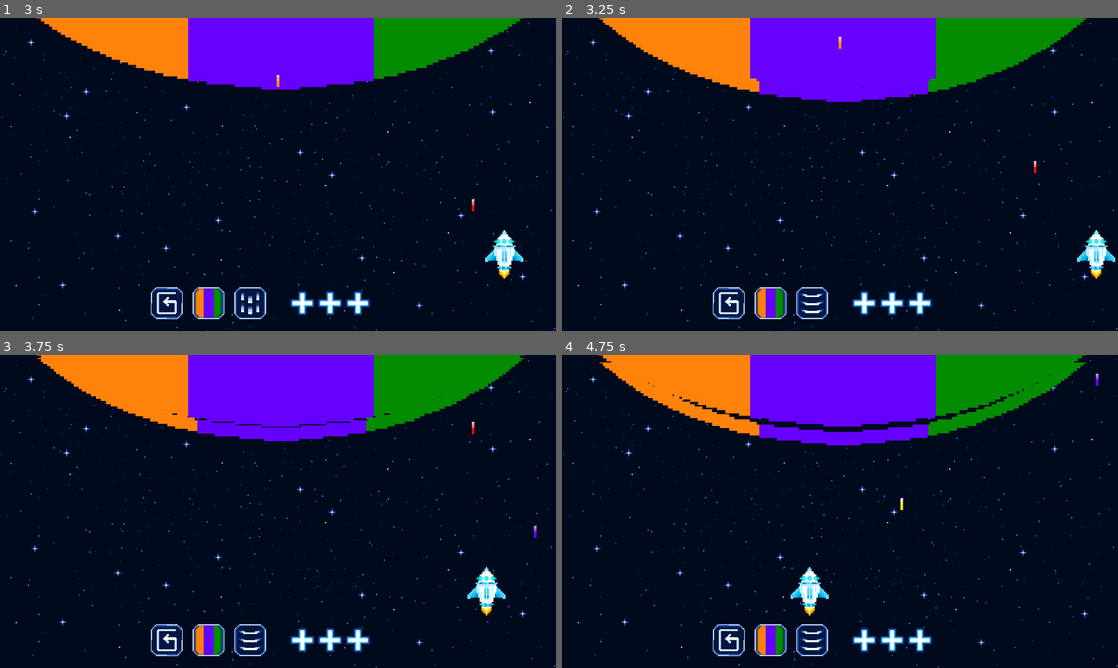
Above: before the commit, frames 1-4 (two rows, left to right).
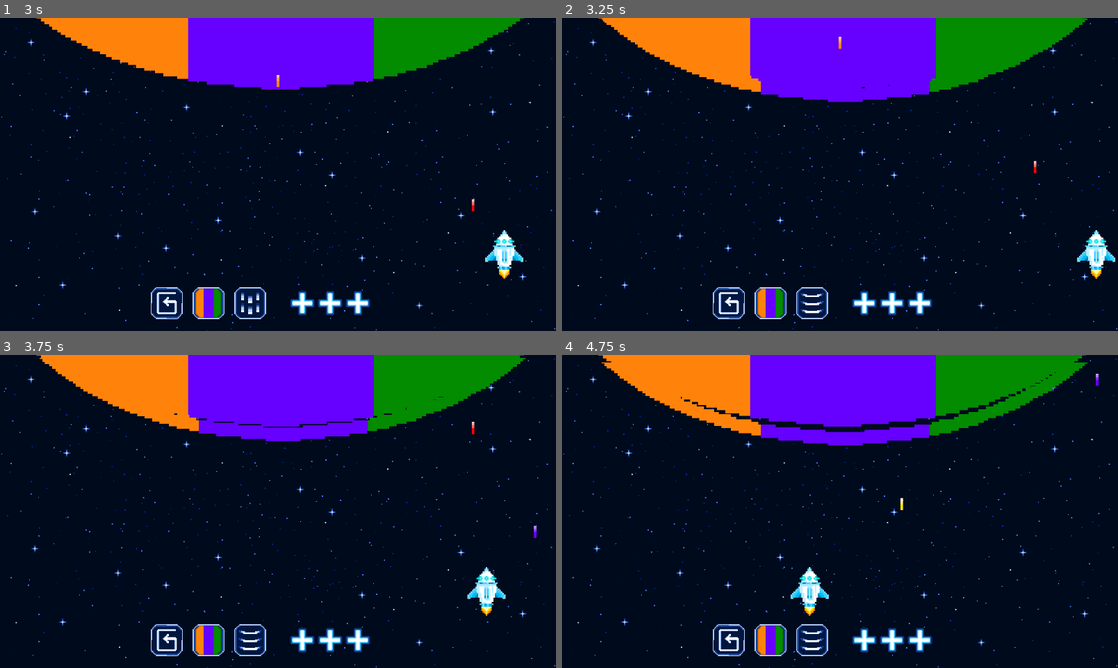
Above: after the commit, the same moments.

Repository: Annars30/GithubRepos-FINAL-project-ver1
Game: Godot game, scene res://Scenes/game.tscn
The game is run twice, just before and just after one commit, with the same random seed, the same clock (stepped at 60 frames per second) and the same inputs.
Inputs (mouse positions are in pixels of both pictures, inside the frame that each line leads up to):
- Up to frame 1 (3 s): tap Enter at 0.5 s; move the mouse to (211, 302) at 0.52 s; hold Right (move_right) 0.53-1.28 s; hold B (fire_blue) 0.53-1.28 s; click (211, 302) at 0.67 s; move the mouse to (250, 302) at 1.27 s; hold Left (move_left) 1.28-2.03 s; tap G (fire_green) at 1.35 s; click (250, 302) at 1.42 s; move the mouse to (333, 105) at 2.02 s; hold O (fire_orange) 2.03-2.78 s; hold Right (move_right) from 2.03 s (still down); move the mouse to (250, 237) at 2.77 s; tap R (fire_red) at 2.85 s; click (250, 237) at 2.92 s
- Up to frame 2 (3.25 s): keep holding Right (move_right)
- Up to frame 3 (3.75 s): move the mouse to (444, 558) at 3.52 s; release Right (move_right) at 3.53 s; hold Left (move_left) from 3.53 s (still down); hold V (fire_violet) from 3.53 s (still down)
- Up to frame 4 (4.75 s): keep holding Left (move_left); move the mouse to (673, 464) at 4.27 s; release V (fire_violet) at 4.28 s; tap Y (fire_yellow) at 4.35 s

Frame 1 is identical in both runs. In frame 2, 0.3% of the frame differs, in the area x 6-95%, y 0-27%; in frame 3, 0.3%; in frame 4, 0.4%, in the area x 6-95%, y 2-29%.

Commit message:
Update supernova_wave.tscn

Diff:
--- a/Scenes/supernova_wave.tscn
+++ b/Scenes/supernova_wave.tscn
@@ -26,18 +26,17 @@
 }]
 
 [sub_resource type="CapsuleShape2D" id="CapsuleShape2D_2vpvp"]
-radius = 220.70313
-height = 449.21875
+radius = 220.703
+height = 449.219
 
 [node name="Supernova_wave" type="CharacterBody2D"]
 disable_mode = 2
 script = ExtResource("1_po6nc")
 
 [node name="AnimatedSprite2D" type="AnimatedSprite2D" parent="."]
+position = Vector2(4, 0)
 sprite_frames = SubResource("SpriteFrames_4ecsb")
 animation = &"wave"
-frame = 1
-frame_progress = 0.9196431
 
 [node name="CollisionShape2D" type="CollisionShape2D" parent="AnimatedSprite2D"]
 position = Vector2(-4, -145)
